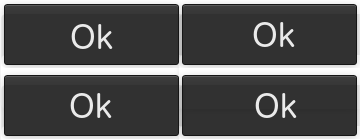
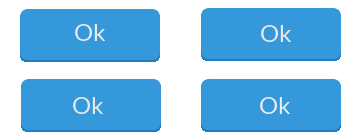
The second w=360, h=140 image is a revision of the first. Changes to its layers:
painted on "Ok #3" over left=253, top=22, right=295, bottom=47
painted on "Ok #2" over left=70, top=93, right=112, bottom=118
painted on "Ok #1" over left=255, top=93, right=297, bottom=118
painted on "Ok" over left=71, top=24, right=113, bottom=49
removed layer "bar6.png copy #2" over left=174, top=0, right=360, bottom=116
added layer "Layer copy #3" above "Layer copy #2" over left=201, top=8, right=341, bottom=61
renamed "bar6.png copy #1" to "Layer copy #2", painted on it over left=0, top=69, right=187, bottom=140
renamed "bar6.png copy" to "Layer copy #1", painted on it over left=174, top=69, right=360, bottom=140
renamed "bar6.png" to "Layer copy", painted on it over left=0, top=0, right=187, bottom=116
